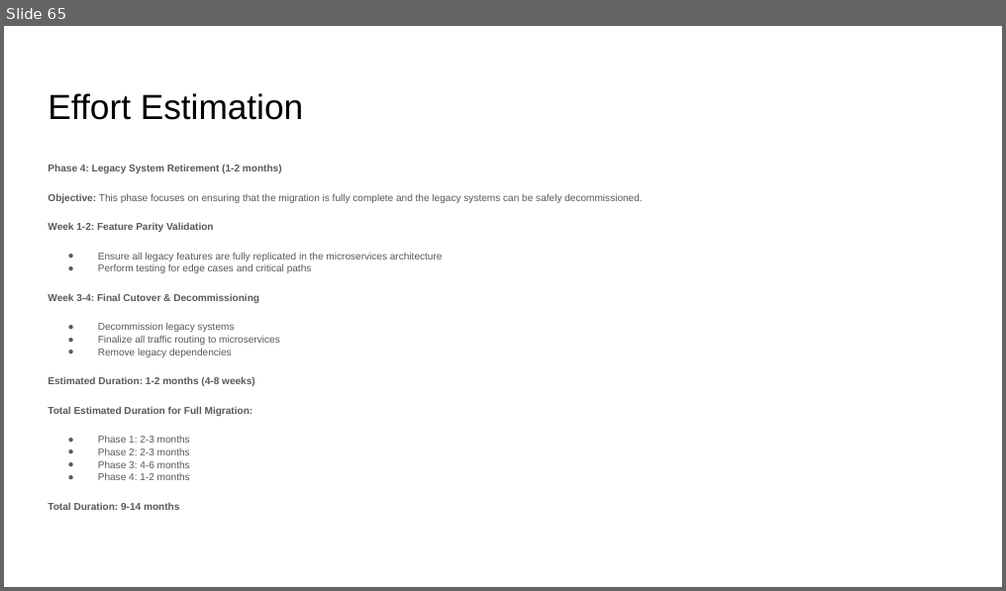
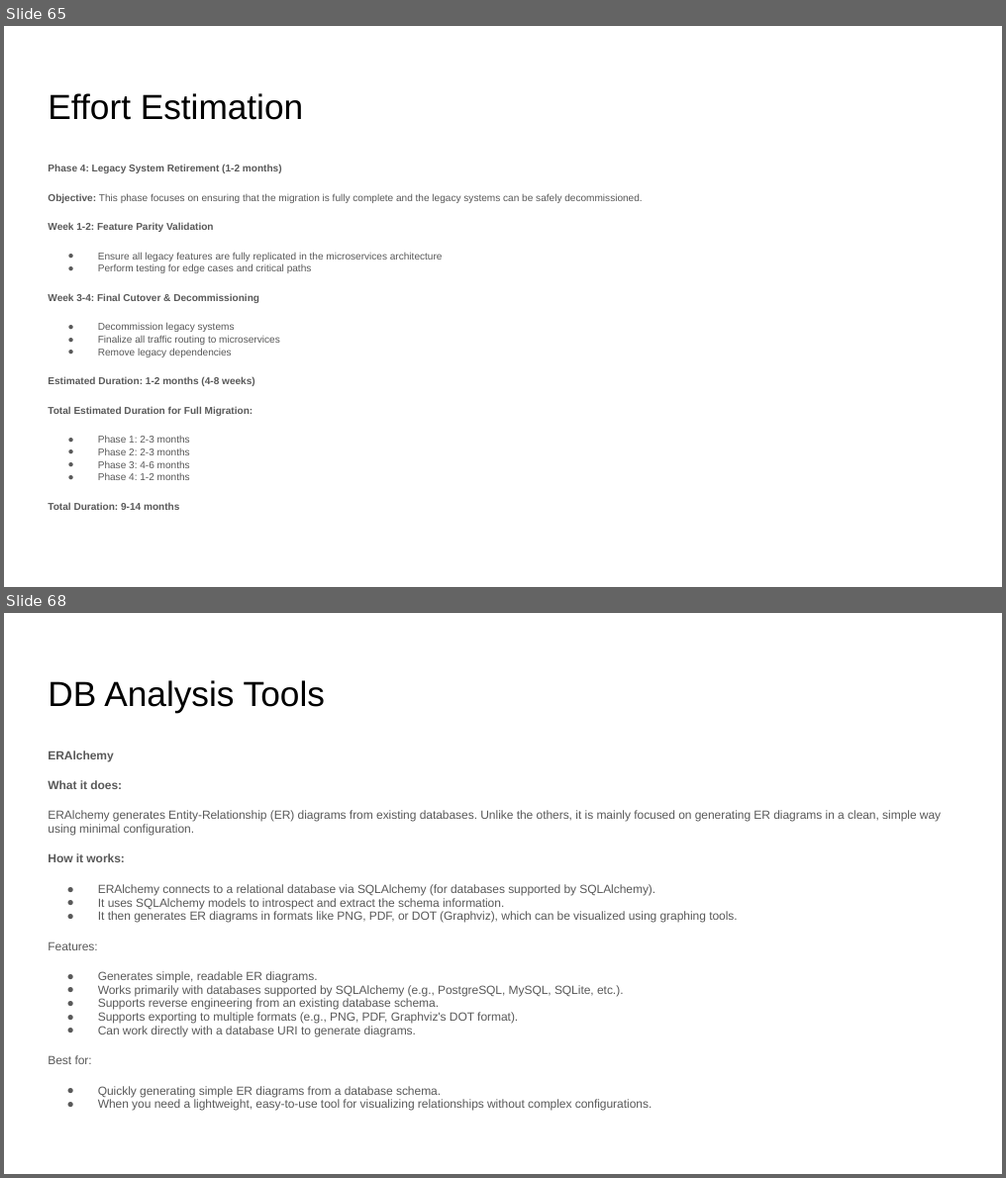
Before and after one commit to pfcit/nextgen-exam-system, a slide deck: ExamSystemMigration.pptx. Shown one above the other, each under a label of ours: slide 65 before the commit, slides 65 and 68 after it; the slides between them are not shown. The pictures are 1006x591 and 1006x1178 pixels, drawn with LibreOffice and Linux fonts; fonts in the diff are those of the drawing. Boxes give left, top, right and bottom in pixels: in the first picture for what was removed or moved away, otherwise in the second. Text is boxed around its words. In the diff, an @@ line names an element or a change of style, - is before the commit and + after.

Commit message:
Add Db Tools

```diff
--- a/ExamSystemMigration.pptx
+++ b/ExamSystemMigration.pptx
@@ slide 68 added at (4, 613, 1002, 1174), background #FFFFFF @@
@@ title added at (48, 680, 325, 712), 25.2 pt, text #000000 @@
+DB Analysis Tools
@@ text added at (48, 751, 941, 1111), 8.6 pt, text #595959 @@
+ERAlchemy
+What it does:
+ERAlchemy generates Entity-Relationship (ER) diagrams from existing databases. Unlike the others, it is mainly focused on generating ER diagrams in a clean, simple way using minimal configuration.
+How it works:
+● ERAlchemy connects to a relational database via SQLAlchemy (for databases supported by SQLAlchemy).
+● It uses SQLAlchemy models to introspect and extract the schema information.
+● It then generates ER diagrams in formats like PNG, PDF, or DOT (Graphviz), which can be visualized using graphing tools.
+Features:
+● Generates simple, readable ER diagrams.
+● Works primarily with databases supported by SQLAlchemy (e.g., PostgreSQL, MySQL, SQLite, etc.).
+● Supports reverse engineering from an existing database schema.
+● Supports exporting to multiple formats (e.g., PNG, PDF, Graphviz's DOT format).
+● Can work directly with a database URI to generate diagrams.
+Best for:
+● Quickly generating simple ER diagrams from a database schema.
+● When you need a lightweight, easy-to-use tool for visualizing relationships without complex configurations.
```
Also in this commit, not shown: 1 slide changed, 2 other slides added.
